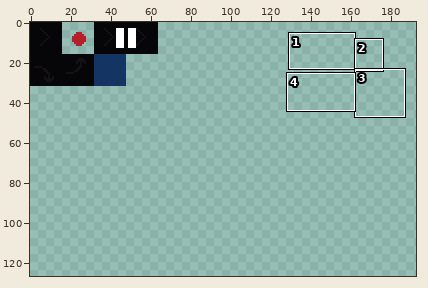
Two versions of one pixel-art file, sprites.aseprite. The first picture is a wide view before the edit; the outline marks the close-up.
Close-up. First the earlier version:
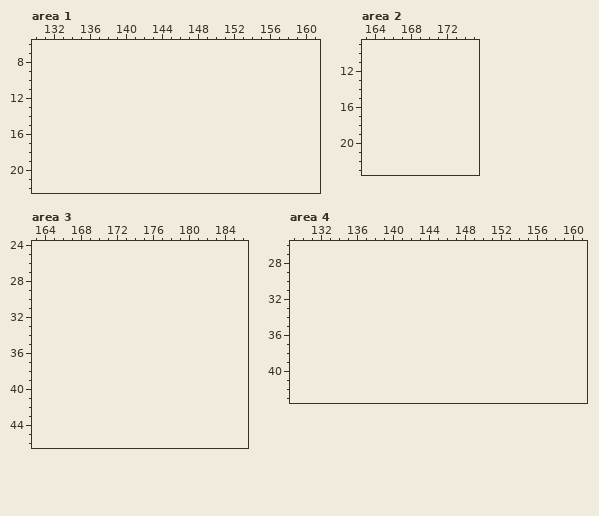
128x128 pixels, 1 frame. Shown: area 1: x 130..161, y 6..22; area 2: x 163..175, y 9..23; area 3: x 163..186, y 24..46; area 4: x 129..161, y 26..43. The old version is drawn lined up with the new one, on the new canvas. The wide view leaves out empty margins. The commit also changed other parts of the picture, which this record leaves out.
And afterwards:
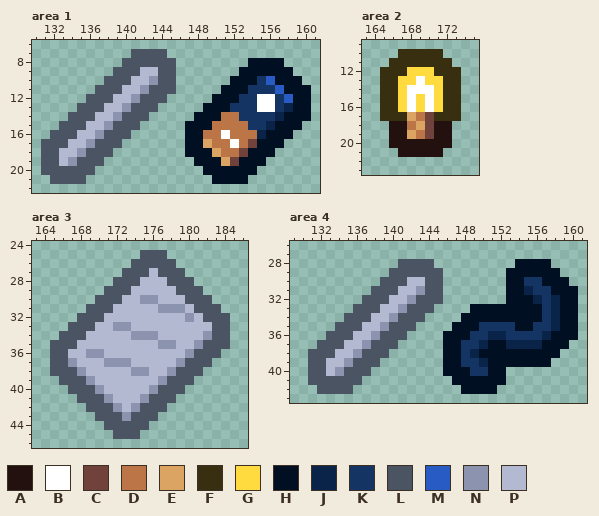
Palette (. is transparent): A #23110f  B #ffffff  C #71413b  D #bb7547  E #dba463  F #382f11  G #ffdb40  H #010f23  J #092349  K #143464  L #4a5462  M #285cc4  N #8b93af  P #b3b9d1
From old to new:
canvas 128x128 -> 240x128
Changed rows in their new state; - is an unchanged pixel.
Area 1:
first column x 131:
 7 ----------LLLL----------------
 8 ---------LLLLLL--------HHHH---
 9 --------LLLPPLL-------HHHHHH--
10 -------LLLPPNLL------HHHKMHHH-
11 ------LLLPPNLLL-----HHHKKKMHHH
12 -----LLLPPNLLL-----HHHKKBBKMHH
13 ----LLLPPNLLL-----HHHKKKBBKJHH
14 ---LLLPPNLLL-----HHHDDKKKKJHHH
15 --LLLPPNLLL-----HHHDDDDKKJHHH-
16 -LLLPPNLLL------HHDDBDDDJHHH--
17 LLLPPNLLL-------HHEDDBDCHHH---
18 LLPPNLLL--------HHHEDDCHHH----
19 LLPNLLL----------HHHECHHH-----
20 LLLLLL------------HHHHHH------
21 -LLLL--------------HHHH-------
Area 2:
first column x 165:
10 --FFFFF--
11 -FFFFFFF-
12 FFFGGGFFF
13 FFGGBGGFF
14 FFGBBBGFF
15 FFGBGBGFF
16 FFGBGBGFF
17 FFFEDCFFF
18 -AADECAA-
19 -AAEDCAA-
20 -AAAAAAA-
21 --AAAAA--
Area 3:
first column x 165:
25 ----------LLL-------
26 ---------LLLLL------
27 --------LLLPLLL-----
28 -------LLLPPPLLL----
29 ------LLLPPPPPLLL---
30 -----LLLPPNNPPPLLL--
31 ----LLLPPPPPNNNPLLL-
32 ---LLLPPPPPPPPPNPLLL
33 --LLLPPNNPPPPPPPPPLL
34 -LLLPPPPPNNNPPPPPNLL
35 LLLPPPPPPPPPNNPPNLLL
36 LLPPNNPPPPPPPPPNLLL-
37 LLNPPPNNNPPPPPNLLL--
38 LLLNPPPPPNNPPNLLL---
39 -LLLNPPPPPPPNLLL----
40 --LLLNPPPPPNLLL-----
41 ---LLLNPPPNLLL------
42 ----LLLNPNLLL-------
43 -----LLLNLLL--------
44 ------LLLLL---------
45 -------LLL----------
Area 4:
first column x 131:
28 ----------LLLL---------HHHH---
29 ---------LLLLLL-------HHHHHH--
30 --------LLLPPLL-------HHKKHHH-
31 -------LLLPPNLL-------HHJKKHHH
32 ------LLLPPNLLL-------HHHJKJHH
33 -----LLLPPNLLL----HHHHHHHHKJHH
34 ----LLLPPNLLL----HHHHHHHHHKJHH
35 ---LLLPPNLLL----HHHKKKKHHKKJHH
36 --LLLPPNLLL----HHHKKJJKKKKJHHH
37 -LLLPPNLLL-----HHKKJHHJJJJHHH-
38 LLLPPNLLL------HHKJHHHHHHHHH--
39 LLPPNLLL-------HHKKJHHHHHHH---
40 LLPNLLL--------HHHKKHH--------
41 LLLLLL----------HHHHHH--------
42 -LLLL------------HHHH---------
Boxes around the changes in both close-ups, in picture pixels (x1, y1, x2, y2):
added: (41, 49, 311, 184)
added: (380, 49, 461, 157)
added: (50, 250, 230, 439)
added: (308, 259, 578, 394)
